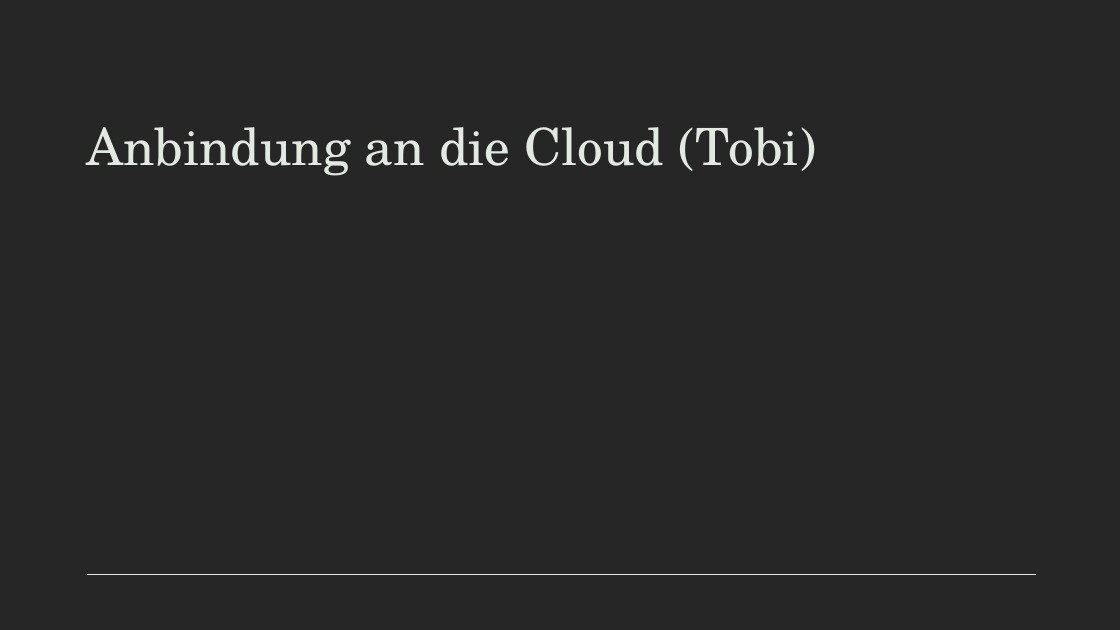
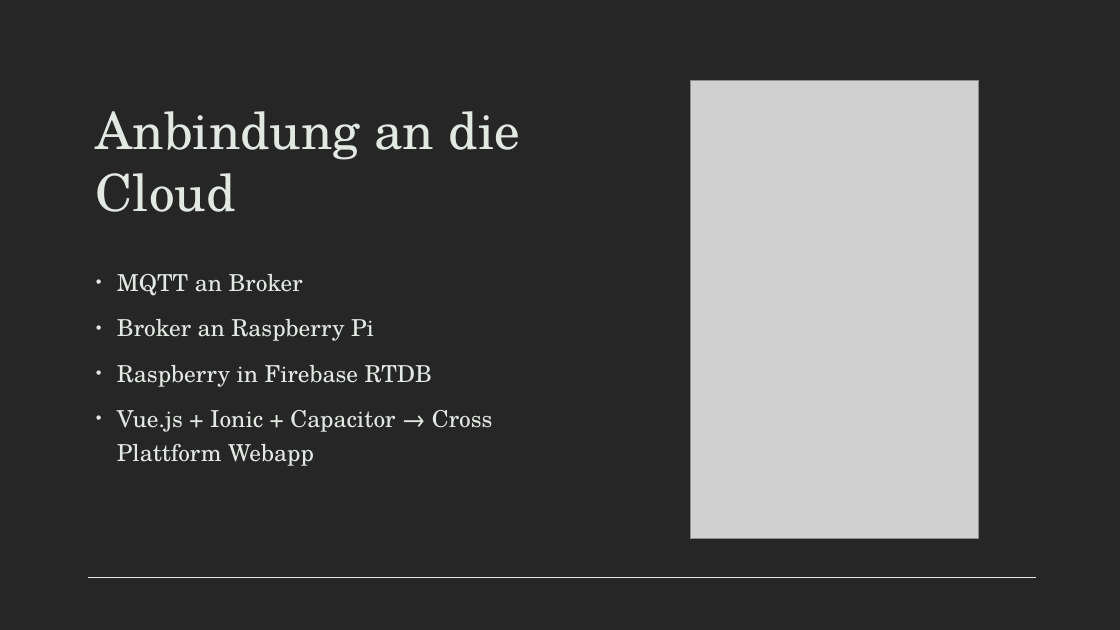
Before and after one commit to B4ldur-ts/smart-booze, a slide deck: slide 4 of Smartbooze.pptx. Drawn at 1120x630 pixels with LibreOffice and Linux fonts; fonts in the diff are those of the drawing; grey boxes stand for pictures. Boxes give left, top, right and bottom in pixels: in the first picture for what was removed or moved away, otherwise in the second. Text is boxed around its words. In the diff, an @@ line names an element or a change of style, - is before the commit and + after.

Commit message:
added cloud anbindung

```diff
--- a/Smartbooze.pptx
+++ b/Smartbooze.pptx
@@ picture added at (x1=690, y1=81, x2=979, y2=539) @@
@@ title at (x1=96, y1=111, x2=520, y2=212): text changed @@
-Anbindung an die Cloud (Tobi)
+Anbindung an die Cloud
@@ text added at (x1=117, y1=274, x2=493, y2=466), 20 pt, text #E2E8E2 @@
+• MQTT an Broker
+• Broker an Raspberry Pi
+• Raspberry in Firebase RTDB
+• Vue.js + Ionic + Capacitor → Cross Plattform Webapp
@@ line removed from (87, 575) to (1036, 575) @@
@@ line added from (1037, 577) to (87, 577), #E2E8E2 0.85 pt @@
```
